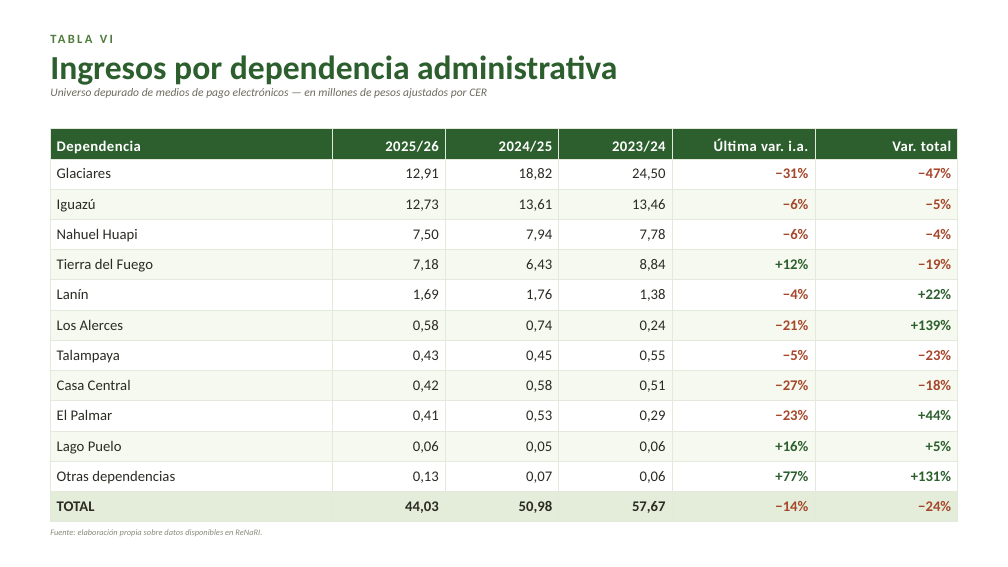
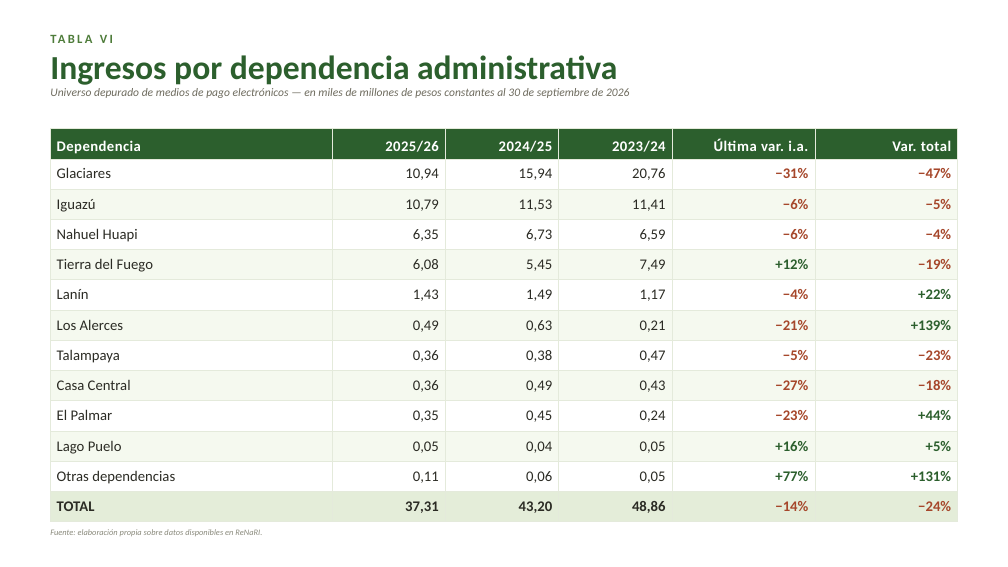
Before and after one commit to FFA-Argentina/ingresos-APN, a slide deck: slide 10 of Informe_Cobranzas_trienal_sep26.pptx. Drawn at 1008x567 pixels with LibreOffice and Linux fonts; fonts in the diff are those of the drawing. Boxes give left, top, right and bottom in pixels: in the first picture for what was removed or moved away, otherwise in the second. Text is boxed around its words. In the diff, an @@ line names an element or a change of style, - is before the commit and + after.

```diff
--- a/Informe_Cobranzas_trienal_sep26.pptx
+++ b/Informe_Cobranzas_trienal_sep26.pptx
@@ text at [50,88,629,98]: text changed @@
-Universo depurado de medios de pago electrónicos — en millones de pesos ajustados por CER
+Universo depurado de medios de pago electrónicos — en miles de millones de pesos constantes al 30 de septiembre de 2026
@@ table at [51,129,958,522] @@
-row 2: Glaciares | 12,91 | 18,82 | 24,50 | −31% | −47%
+row 2: Glaciares | 10,94 | 15,94 | 20,76 | −31% | −47%
-row 3: Iguazú | 12,73 | 13,61 | 13,46 | −6% | −5%
+row 3: Iguazú | 10,79 | 11,53 | 11,41 | −6% | −5%
-row 4: Nahuel Huapi | 7,50 | 7,94 | 7,78 | −6% | −4%
+row 4: Nahuel Huapi | 6,35 | 6,73 | 6,59 | −6% | −4%
-row 5: Tierra del Fuego | 7,18 | 6,43 | 8,84 | +12% | −19%
+row 5: Tierra del Fuego | 6,08 | 5,45 | 7,49 | +12% | −19%
-row 6: Lanín | 1,69 | 1,76 | 1,38 | −4% | +22%
+row 6: Lanín | 1,43 | 1,49 | 1,17 | −4% | +22%
-row 7: Los Alerces | 0,58 | 0,74 | 0,24 | −21% | +139%
+row 7: Los Alerces | 0,49 | 0,63 | 0,21 | −21% | +139%
-row 8: Talampaya | 0,43 | 0,45 | 0,55 | −5% | −23%
+row 8: Talampaya | 0,36 | 0,38 | 0,47 | −5% | −23%
-row 9: Casa Central | 0,42 | 0,58 | 0,51 | −27% | −18%
+row 9: Casa Central | 0,36 | 0,49 | 0,43 | −27% | −18%
-row 10: El Palmar | 0,41 | 0,53 | 0,29 | −23% | +44%
+row 10: El Palmar | 0,35 | 0,45 | 0,24 | −23% | +44%
-row 11: Lago Puelo | 0,06 | 0,05 | 0,06 | +16% | +5%
+row 11: Lago Puelo | 0,05 | 0,04 | 0,05 | +16% | +5%
-row 12: Otras dependencias | 0,13 | 0,07 | 0,06 | +77% | +131%
+row 12: Otras dependencias | 0,11 | 0,06 | 0,05 | +77% | +131%
-row 13: TOTAL | 44,03 | 50,98 | 57,67 | −14% | −24%
+row 13: TOTAL | 37,31 | 43,20 | 48,86 | −14% | −24%
```
Also in this commit, not shown: 9 other slides changed, 4 other files.
